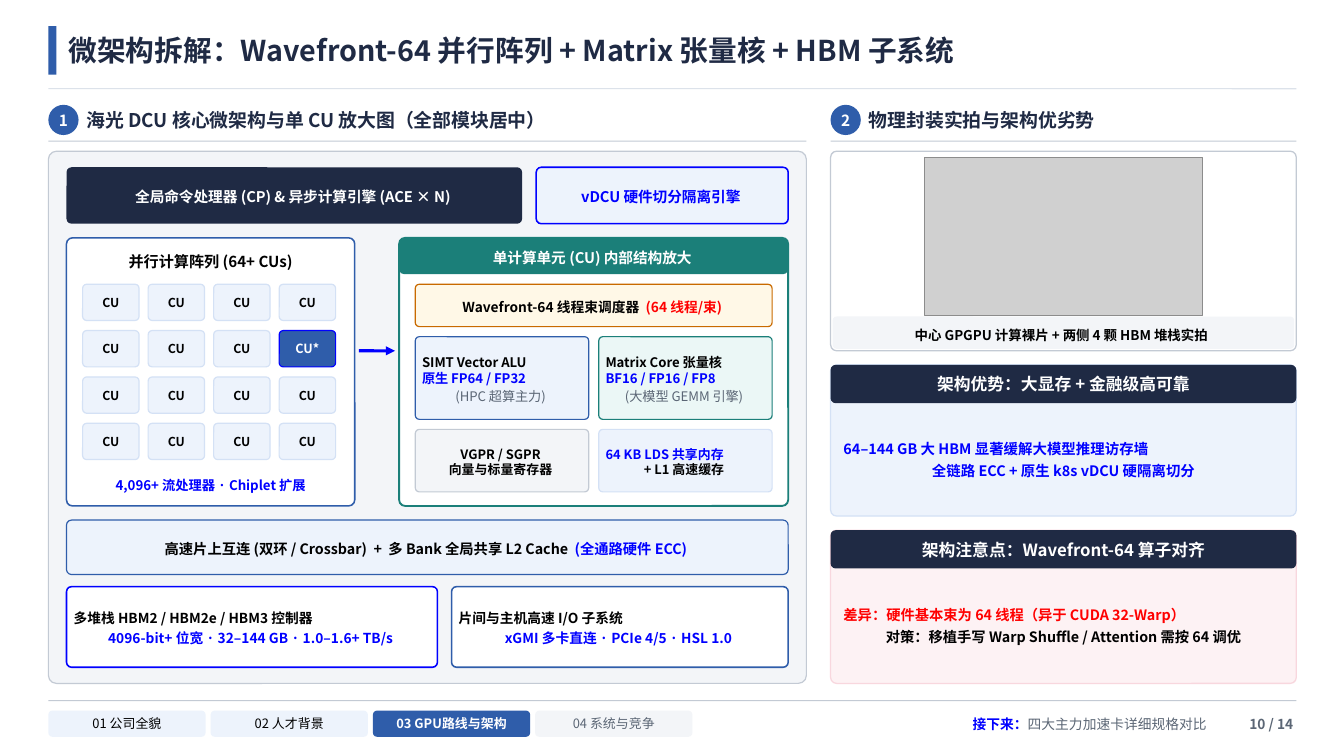
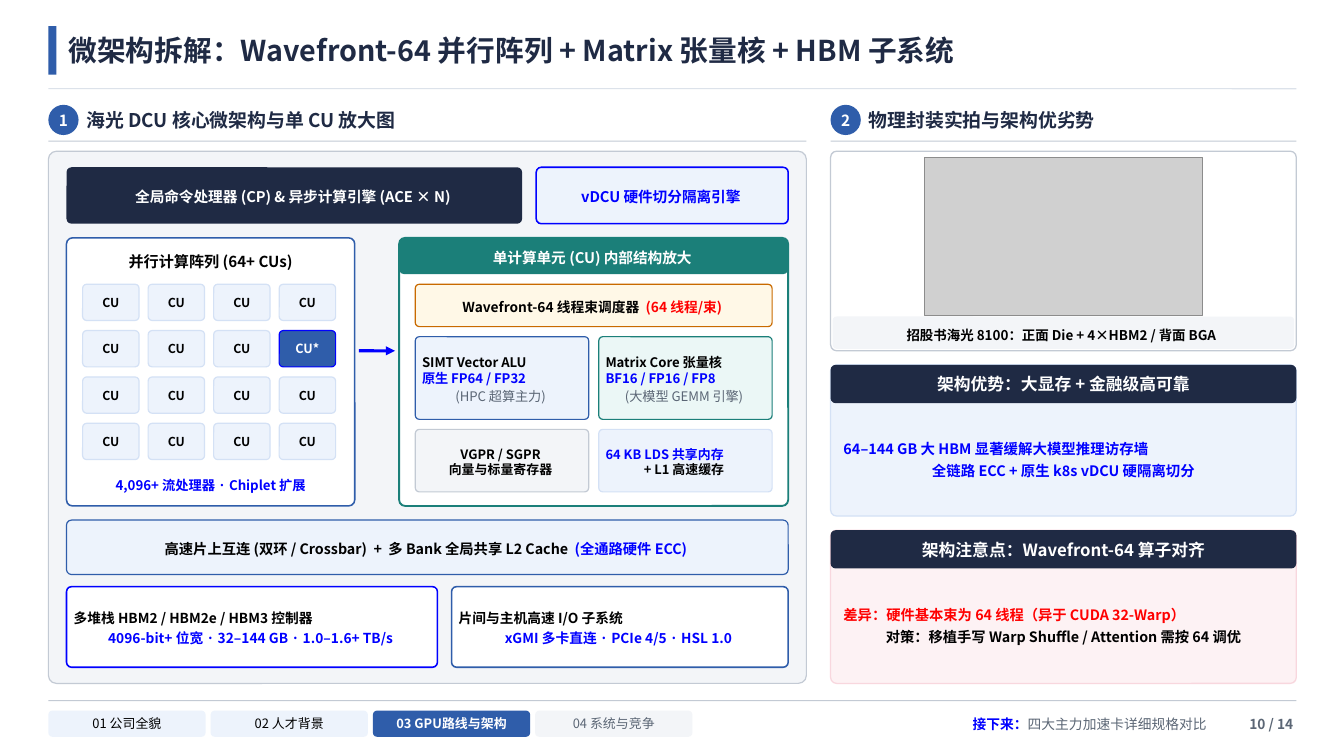
Before and after one commit to zhenghao21/heterollm-sim-4.0.0, a slide deck: slide 10 of docs/presentations/hygon_gpu_research_20261112/海光GPU深度调研报告.pptx. Drawn at 1344x756 pixels with LibreOffice and Linux fonts; fonts in the diff are those of the drawing; grey boxes stand for pictures. Boxes give left, top, right and bottom in pixels: in the first picture for what was removed or moved away, otherwise in the second. Text is boxed around its words. In the diff, an @@ line names an element or a change of style, - is before the commit and + after.

```diff
--- a/docs/presentations/hygon_gpu_research_20261112/海光GPU深度调研报告.pptx
+++ b/docs/presentations/hygon_gpu_research_20261112/海光GPU深度调研报告.pptx
@@ text at <box>87,111,395,129</box>: text changed @@
-海光 DCU 核心微架构与单 CU 放大图（全部模块居中）
+海光 DCU 核心微架构与单 CU 放大图
@@ text in rounded rectangle at <box>907,328,1216,342</box>: text changed @@
-中心 GPGPU 计算裸片 + 两侧 4 颗 HBM 堆栈实拍
+招股书海光 8100：正面 Die + 4×HBM2 / 背面 BGA
```
Also in this commit, not shown: 9 other slides changed, 32 other files.
